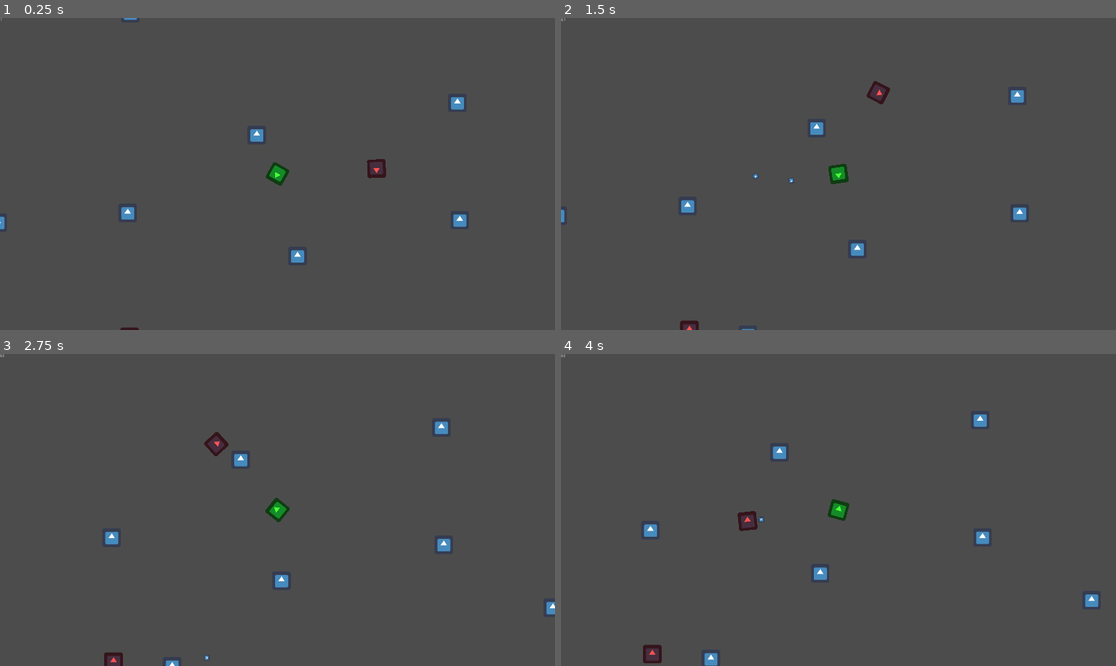
Above: before the commit, frames 1-4 (two rows, left to right).
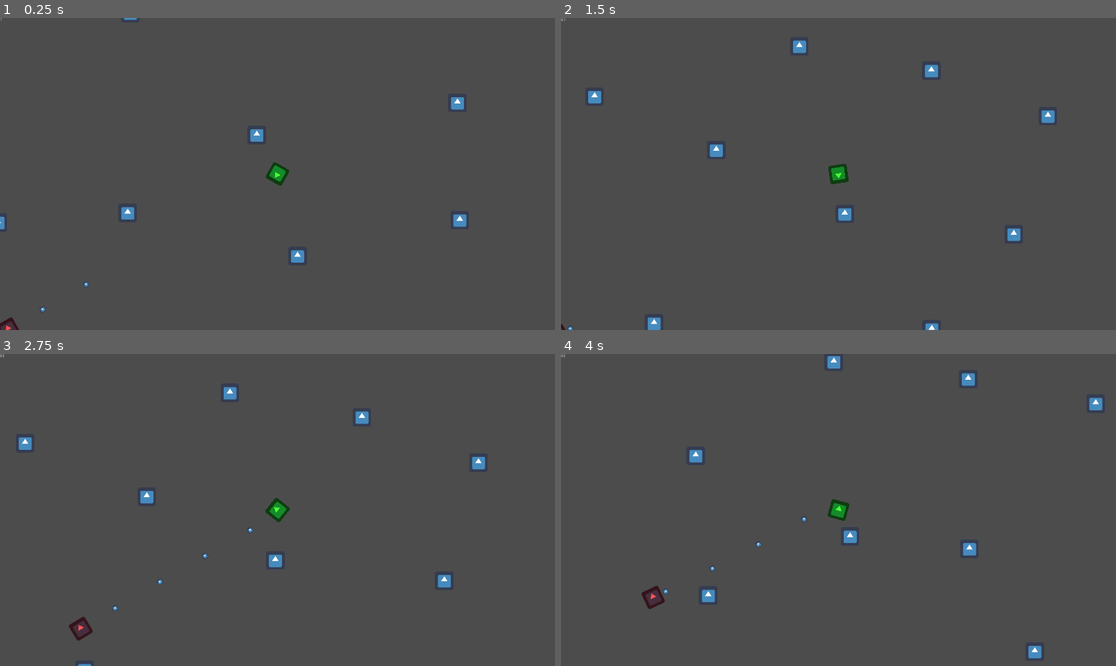
Above: after the commit, the same moments.

Repository: kpfries/moonshot2020
Game: Godot game, scene res://Scenes/Sample_Scene.tscn
The game is run twice, just before and just after one commit, with the same random seed, the same clock (stepped at 60 frames per second) and the same inputs. The project has no main scene, so this scene is started directly. The engine's default icon, where the game draws it, is replaced by a stand-in: a white triangle on a blue panel in a dark square.
Inputs (mouse positions are in pixels of both pictures, inside the frame that each line leads up to):
- Up to frame 1 (0.25 s): no input
- Up to frame 2 (1.5 s): move the mouse to (960, 158) at 0.52 s; hold Up (ui_up) 0.53-1.28 s; hold Right mouse button (grapple) 0.53-1.28 s; move the mouse to (727, 189) at 1.27 s; click (727, 189) at 1.35 s
- Up to frame 3 (2.75 s): move the mouse to (333, 441) at 2.02 s; hold Up (ui_up) from 2.03 s (still down); hold Right mouse button (grapple) from 2.03 s (still down)
- Up to frame 4 (4 s): move the mouse to (810, 572) at 2.77 s; release Right mouse button (grapple) at 2.78 s; click (810, 572) at 2.85 s; move the mouse to (1005, 556) at 3.52 s; release Up (ui_up) at 3.53 s; hold Right mouse button (grapple) from 3.53 s (still down)

The runs differ from the first frame. In frame 1, 0.3% of the frame differs, in the area x 0-70%, y 45-100%; in frame 2, 1.7%; in frame 3, 1.9%; in frame 4, 2.1%, in the area x 14-98%, y 0-100%.

Commit message:
Enemy Update
Made Enemies slightly more fun to fight

Diff:
--- a/Scenes/Actors/Enemy_KB.tscn
+++ b/Scenes/Actors/Enemy_KB.tscn
@@ -20,8 +20,10 @@
 position = Vector2( 48, 0 )
 
 [node name="FireFrequency" type="Timer" parent="EnemyController/Gun"]
+wait_time = 0.1
 
 [node name="ReloadTimer" type="Timer" parent="EnemyController/Gun"]
+wait_time = 2.0
 
 [node name="Sprite" type="Sprite" parent="EnemyController"]
 modulate = Color( 1, 0.329412, 0.329412, 1 )
--- a/Scenes/Actors/Player.tscn
+++ b/Scenes/Actors/Player.tscn
@@ -58,6 +58,7 @@
 position = Vector2( 48, 0 )
 
 [node name="FireRate" type="Timer" parent="PlayerControl/Gun"]
+wait_time = 0.01
 
 [node name="ReloadTimer" type="Timer" parent="PlayerControl/Gun"]
 
--- a/Scenes/Sample_Scene.tscn
+++ b/Scenes/Sample_Scene.tscn
@@ -45,7 +45,7 @@
 [node name="GUI" parent="." instance=ExtResource( 5 )]
 
 [node name="Enemy_KB" parent="." instance=ExtResource( 3 )]
-position = Vector2( 379.524, 0.8909 )
+position = Vector2( 1349.92, -10.8816 )
 
 [node name="Enemy_KB2" parent="." instance=ExtResource( 3 )]
-position = Vector2( -514.05, 566.613 )
+position = Vector2( -981.588, 568.294 )
--- a/Scripts/Bullet.gd
+++ b/Scripts/Bullet.gd
@@ -1,7 +1,7 @@
 extends Area2D
 
 
-export var speed: float = 1000
+export var speed: float = 1800
 var vector = Vector2()
 var parent_speed: Vector2 = Vector2()
 var damage: int = 1
--- a/Scripts/Enemy_KB.gd
+++ b/Scripts/Enemy_KB.gd
@@ -3,7 +3,7 @@
 export var health: int = 5
 export var speed: int = 300
 export var targetdistance: int = 300
-export var detection_distance = 700
+export var detection_distance = 1200
 export var acceleration: float = 0.2
 
 var velocity: Vector2 = Vector2(0,0)
@@ -22,6 +22,8 @@
 # Called when the node enters the scene tree for the first time.
 func _ready():
 	fire_frequency.start()
+	ReloadTimer.start()
+	ReloadTimer.paused = true
 	pass # Replace with function body.
 
 
@@ -73,9 +75,10 @@
 		bullets_remaining -= 1
 		fire_frequency.start()
 	else:
-		ReloadTimer.start()
+		ReloadTimer.paused = false
 
 
 func _on_ReloadTimer_timeout():
 	bullets_remaining = clip_size
-	fire_frequency.start()
+	ReloadTimer.start()
+	fire_frequency.paused = true
